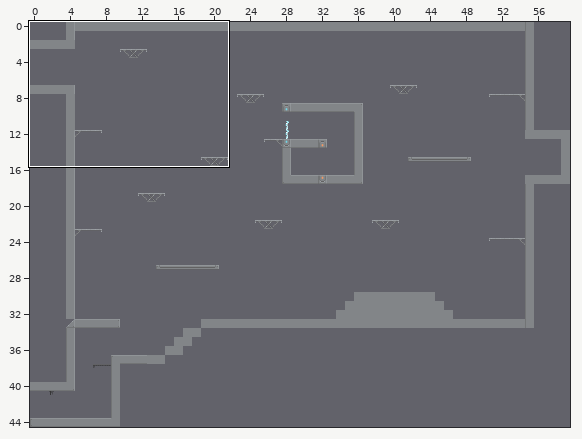
Tiled map: assets/gameMap.tmx. The picture above shows the old version from afar; the outline marks the close-up.
Close-up. Before the edit:
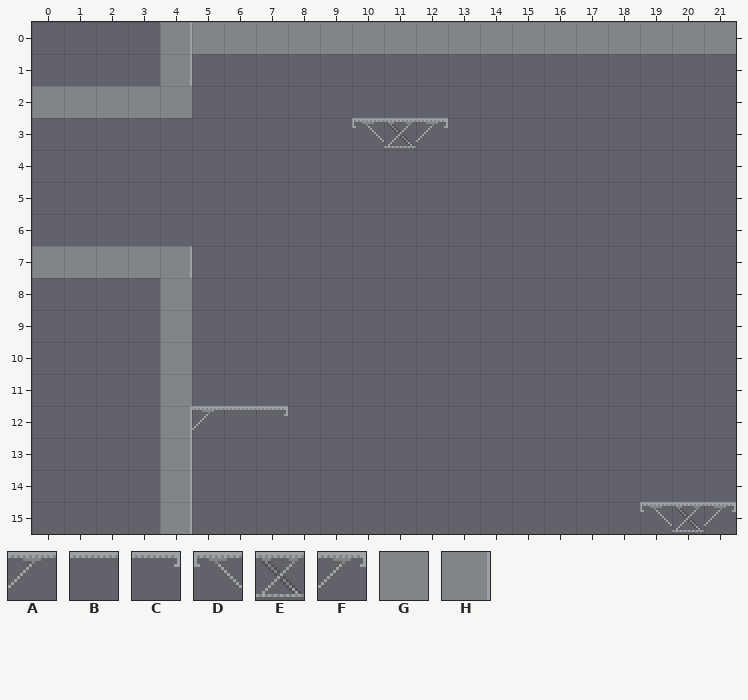
Cells are 16x16 px. Shown: x 0..21, y 0..15. The commit also changed other parts of the map, which this record leaves out.
Key: from "0x72_16x16RobotTileset.v1": A 3, B 4, C 5, D 6, E 7, F 8, G 65, H 66.
_ is an empty cell.
Layer "Platforms" before, first column x 0:
 0 ____HGGGGGGGGGGGGGGGGG
 1 ____H_________________
 2 GGGGG_________________
 3 __________DEF_________
 4 ______________________
 5 ______________________
 6 ______________________
 7 GGGGH_________________
 8 ____G_________________
 9 ____G_________________
10 ____G_________________
11 ____G_________________
12 ____HABC______________
13 ____H_________________
14 ____H_________________
15 ____H______________DEF
And afterwards:
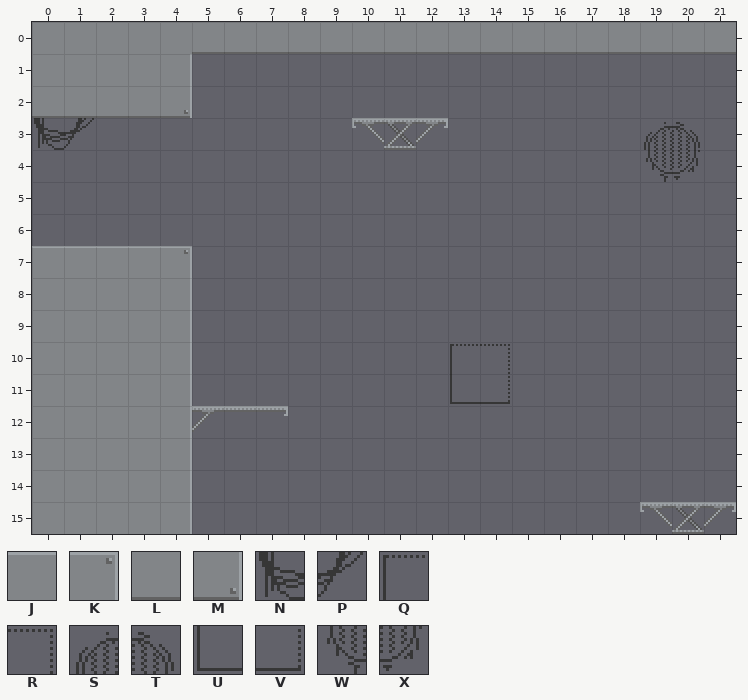
Further tiles: from "0x72_16x16RobotTileset.v1": J 33, K 34, L 97, M 98, N 320, P 321, Q 384, R 385, S 387, T 388, U 416, V 417, W 419, X 420.
From old to new:
Layer "Decorations":
y 3: x 0..1 __ -> NP; x 19..20 __ -> ST
y 4: x 19..20 __ -> WX
y 10: x 13..14 __ -> QR
y 11: x 13..14 __ -> UV
Layer "Platforms":
y 0: x 0..21 ____HGGGGGGGGGGGGGGGGG -> GGGGGLLLLLLLLLLLLLLLLL
y 1: x 0..3 ____ -> GGGG
y 2: x 0..4 GGGGG -> LLLLM
y 7: x 0..4 GGGGH -> JJJJK
y 8..11: x 0..4 ____G -> GGGGH
y 12..15: x 0..3 ____ -> GGGG
Pixel boxes of the changes (left, top, right, bottom) in both close-ups:
changed: (32, 22, 736, 182)
changed: (32, 246, 192, 534)
added: (450, 344, 510, 404)
